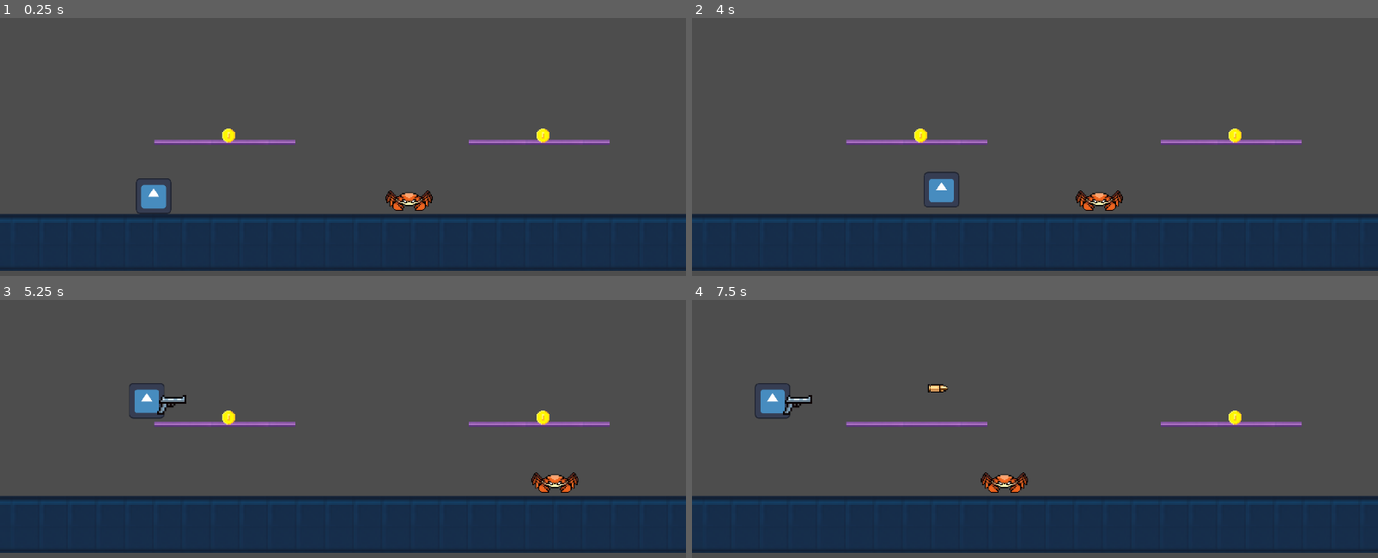
Above: before the commit, frames 1-4 (two rows, left to right).
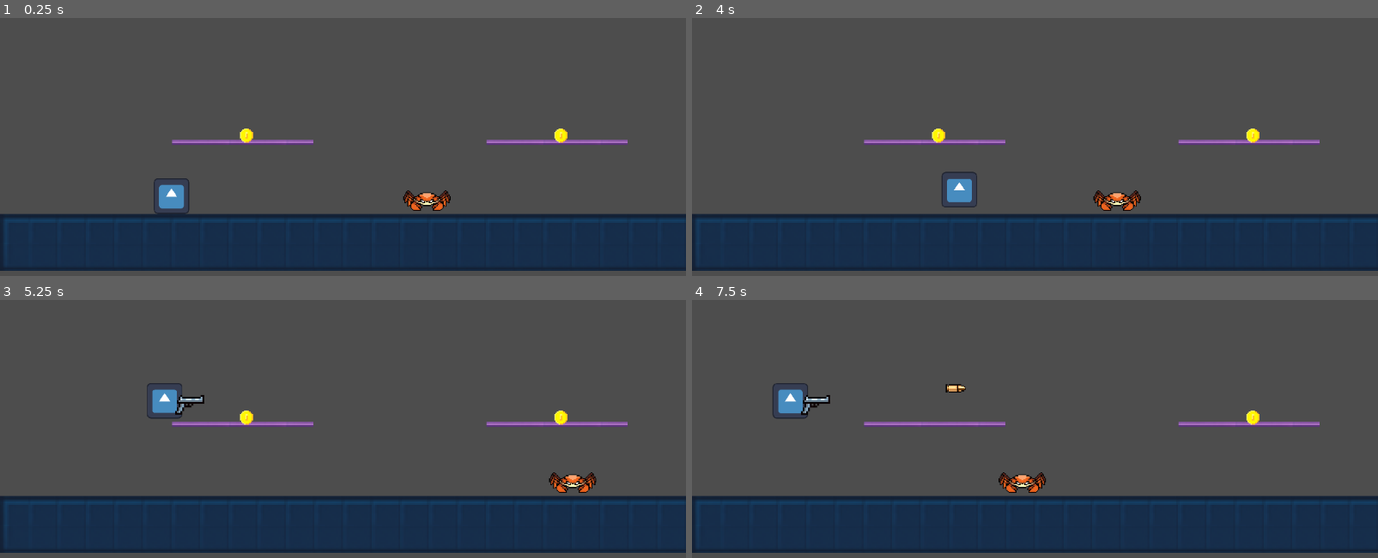
Above: after the commit, the same moments.

Repository: kartikeydino/Github_Project_Final_Prototype
Game: Godot game, scene res://scenes/game.tscn
The game is run twice, just before and just after one commit, with the same random seed, the same clock (stepped at 60 frames per second) and the same inputs. The engine's default icon, where the game draws it, is replaced by a stand-in: a white triangle on a blue panel in a dark square.
Inputs (mouse positions are in pixels of both pictures, inside the frame that each line leads up to):
- Up to frame 1 (0.25 s): no input
- Up to frame 2 (4 s): move the mouse to (1185, 103) at 0.52 s; hold Right (right) 0.53-2.03 s; tap E (e) at 0.6, 1.55, 2.85 s; tap Up (jump) at 0.77, 0.8, 1.07, 1.35, 1.52, 1.82, 2.3, 3.02, 3.32, 3.77, 3.8 s; move the mouse to (897, 139) at 1.27 s; move the mouse to (1103, 36) at 2.02 s; hold Left (left) 2.03-2.78 s; tap C (chat) at 2.1 s; move the mouse to (1000, 198) at 2.77 s; hold Right (right) from 2.78 s (still down); move the mouse to (1240, 177) at 3.52 s; click (1240, 177) at 3.6 s
- Up to frame 3 (5.25 s): tap Up (jump) at 4.07, 4.52, 4.82, 5.1 s; move the mouse to (137, 346) at 4.27 s; release Right (right) at 4.28 s; hold Left (left) 4.28-5.03 s; tap E (e) at 4.35 s; move the mouse to (377, 403) at 5.02 s; hold Right (right) from 5.03 s (still down)
- Up to frame 4 (7.5 s): move the mouse to (932, 307) at 5.77 s; release Right (right) at 5.78 s; hold Left (left) 5.78-7.28 s; tap C (chat) at 5.85 s; tap Up (jump) at 6.02, 6.32, 6.77, 6.8, 7.07 s; tap E (e) at 6.05, 6.6 s; move the mouse to (1185, 385) at 6.52 s; move the mouse to (897, 421) at 7.27 s; hold Right (right) from 7.28 s (still down); click (897, 421) at 7.35 s

The runs differ from the first frame. In frame 1, 1.8% of the frame differs, in the area x 0-92%, y 42-80%; in frame 2, 1.7%; in frame 3, 1.8%; in frame 4, 1.8%, in the area x 0-92%, y 32-80%.

Commit message:
made it so that you can double jump when you save doublejump dude

Diff:
--- a/dialogue/npc.gd
+++ b/dialogue/npc.gd
@@ -49,7 +49,7 @@
 func _on_dialogue_finished():
 	# Return NPC state to normal
 	is_chatting = false
-
+	variables.max_jumps = 2
 # ----------------------------------------------------
 # 4. CHAT DETECTION AREA SIGNALS
 # ----------------------------------------------------
--- a/project.godot
+++ b/project.godot
@@ -14,6 +14,10 @@
 run/main_scene="res://scenes/game.tscn"
 config/features=PackedStringArray("4.2", "Forward Plus")
 config/icon="res://icon.svg"
+
+[autoload]
+
+variables="*res://scripts/autoload.gd"
 
 [input]
 
--- a/scenes/player.tscn
+++ b/scenes/player.tscn
@@ -25,7 +25,7 @@
 [node name="Camera2D" type="Camera2D" parent="."]
 offset = Vector2(10, 0)
 zoom = Vector2(3, 3)
-limit_left = -96
+limit_left = -106
 limit_top = -160
 limit_right = 800
 limit_bottom = 32
--- /dev/null
+++ b/scripts/autoload.gd
@@ -0,0 +1,3 @@
+extends Node
+
+var max_jumps = 1
--- a/scripts/player.gd
+++ b/scripts/player.gd
@@ -6,7 +6,6 @@
 const SPEED = 230.0
 const JUMP_VELOCITY = -300.0
 var jump_count = 0
-var max_jumps = 1
 
 # --- NEW: Coin Counter ---
 var coins = 0
@@ -33,7 +32,7 @@
 		jump_count = 0
 
 	# Handle jump.
-	if Input.is_action_just_pressed("jump") and jump_count < max_jumps:
+	if Input.is_action_just_pressed("jump") and jump_count < variables.max_jumps:
 		velocity.y = JUMP_VELOCITY
 		jump_count += 1
 
